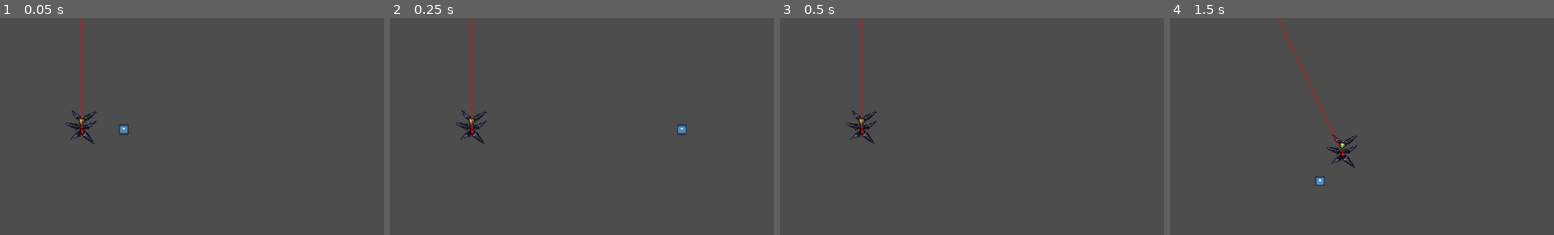
Above: before the commit, frames 1-4 (left to right).
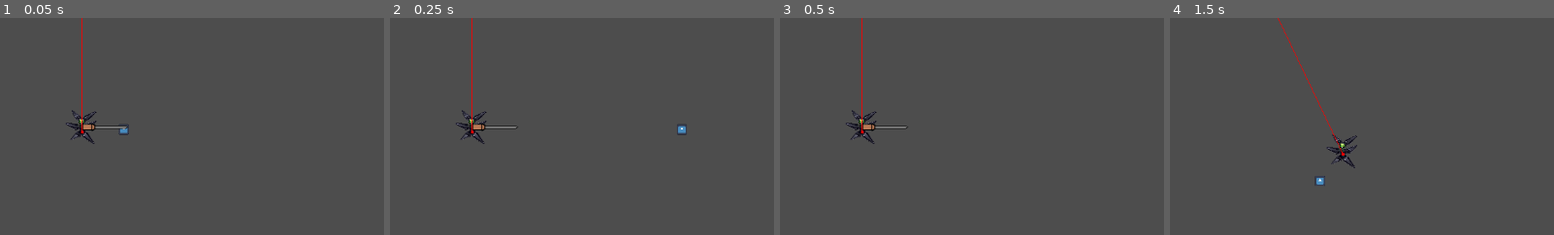
Above: after the commit, the same moments.

Repository: CharlesPatton/BrainlessGamejam
Game: Godot game, scene res://node_2d.tscn
Same seed, same stepped clock (60 frames per second), same inputs: the game is played once before the commit and once after it. The engine's default icon, where the game draws it, is replaced by a stand-in: a white triangle on a blue panel in a dark square.
Inputs (mouse positions are % of the whole screen's width and height, from its top left):
- Up to frame 1 (0.05 s): no input
- Up to frame 2 (0.25 s): no input
- Up to frame 3 (0.5 s): no input
- Up to frame 4 (1.5 s): move the mouse to (72, 45) at 0.52 s; press the mouse at (72, 45) at 0.53 s; hold D (right) 0.53-1.28 s; right-click (72, 45) at 0.8 s; move the mouse to (29, 55) at 1.27 s; release the mouse at (29, 55) at 1.28 s; hold S (down) from 1.28 s (still down); right-click (29, 55) at 1.35 s
The pictures show only the part of the screen within x 34-84%, y 44-94%; the shares and areas given below are measured in that part.

The runs differ from the first frame. In frame 1, 0.2% of the frame differs, in the area x 21-34%, y 48-53%; in frame 2, 0.2%; in frame 3, 0.2%; in frame 4, nothing differs.

Commit message:
stuff part 1

Diff:
--- a/something-game-jam/bullet.gd
+++ b/something-game-jam/bullet.gd
@@ -8,3 +8,7 @@
 
 func visibility(bool):
 	visible = bool
+
+
+func _on_timer_timeout():
+	queue_free()
--- a/something-game-jam/character_body_2d.gd
+++ b/something-game-jam/character_body_2d.gd
@@ -40,13 +40,19 @@
 		copyb.direction = direction
 		get_tree().current_scene.add_child(copyb)
 		copyb.visible = true
+		copyb.get_node("Timer").start() #Will start timer to remove bullet from scene after 1 seconds
 
 		$ShootCoolDown.start(.25)
 
 	if Input.is_action_just_pressed("swing") and canSwing:
 		canSwing = false
 		weapon.show()
-		weapon.rotate(weapon.get_angle_to(get_global_mouse_position()) - PI/6)
+
+		var direction = weapon.get_angle_to(get_global_mouse_position())
+		weapon.rotate(direction)
+		weapon.move_local_x(20)
+
+		weapon.rotate(-PI/6)
 
 		var tween = get_tree().create_tween()
 		tween.tween_property(weapon, "rotation", weapon.rotation + (PI/3), SWING_SPEED)
@@ -58,6 +64,7 @@
 func endSwing():
 	weapon.hide()
 	weapon.rotation = 0
+	weapon.global_position = global_position + Vector2(1, -5)
 	$swingCooldown.start()
 
 
--- a/something-game-jam/character_body_2d_2.gd
+++ b/something-game-jam/character_body_2d_2.gd
@@ -56,6 +56,7 @@
 		await get_tree().create_timer(.2).timeout
 		get_tree().current_scene.add_child(copyb)
 		copyb.visible = true
+		copyb.get_node("Timer").start() #Will start timer to remove bullet from scene after 1 seconds
 
 		$ShootCoolDown.start(.15)
 
--- a/something-game-jam/node_2d.tscn
+++ b/something-game-jam/node_2d.tscn
@@ -15,7 +15,7 @@
 [sub_resource type="RectangleShape2D" id="RectangleShape2D_q6r6c"]
 
 [sub_resource type="RectangleShape2D" id="RectangleShape2D_rj586"]
-size = Vector2(43.75, 9)
+size = Vector2(70.875, 9)
 
 [sub_resource type="RectangleShape2D" id="RectangleShape2D_d21ai"]
 size = Vector2(37, 33)
@@ -58,17 +58,20 @@
 scale = Vector2(0.11718753, 0.12109376)
 texture = ExtResource("4_0hol4")
 
+[node name="Timer" type="Timer" parent="player/bullet" unique_id=545835273]
+
 [node name="ShootCoolDown" type="Timer" parent="player" unique_id=1489054631]
 
 [node name="weapon" type="Area2D" parent="player" unique_id=1831538507]
-visible = false
+position = Vector2(1, -5)
 
 [node name="CollisionShape2D" type="CollisionShape2D" parent="player/weapon" unique_id=193124484]
-position = Vector2(21, -2)
+position = Vector2(34.5625, -2)
 shape = SubResource("RectangleShape2D_rj586")
 
 [node name="Sprite2D" type="Sprite2D" parent="player/weapon" unique_id=1540796538]
 rotation = 1.5707964
+scale = Vector2(1, 1.5233233)
 texture = ExtResource("6_rj586")
 
 [node name="swingCooldown" type="Timer" parent="player" unique_id=1231052410]
@@ -107,6 +110,8 @@
 position = Vector2(-9.536743e-07, 1.000001)
 scale = Vector2(0.11718753, 0.12109376)
 texture = ExtResource("4_0hol4")
+
+[node name="Timer" type="Timer" parent="enemy/bullet" unique_id=152334027]
 
 [node name="ShootCoolDown" type="Timer" parent="enemy" unique_id=140945692]
 autostart = true
@@ -149,7 +154,9 @@
 position = Vector2(0, 23)
 shape = SubResource("RectangleShape2D_4d7sh")
 
+[connection signal="timeout" from="player/bullet/Timer" to="player/bullet" method="_on_timer_timeout"]
 [connection signal="timeout" from="player/ShootCoolDown" to="player" method="_on_shoot_cool_down_timeout"]
 [connection signal="timeout" from="player/swingCooldown" to="player" method="_on_swing_cooldown_timeout"]
 [connection signal="area_entered" from="enemy/hitShape" to="enemy" method="_on_hit_shape_area_entered"]
+[connection signal="timeout" from="enemy/bullet/Timer" to="enemy/bullet" method="_on_timer_timeout"]
 [connection signal="timeout" from="enemy/ShootCoolDown" to="enemy" method="_on_shoot_cool_down_timeout"]
